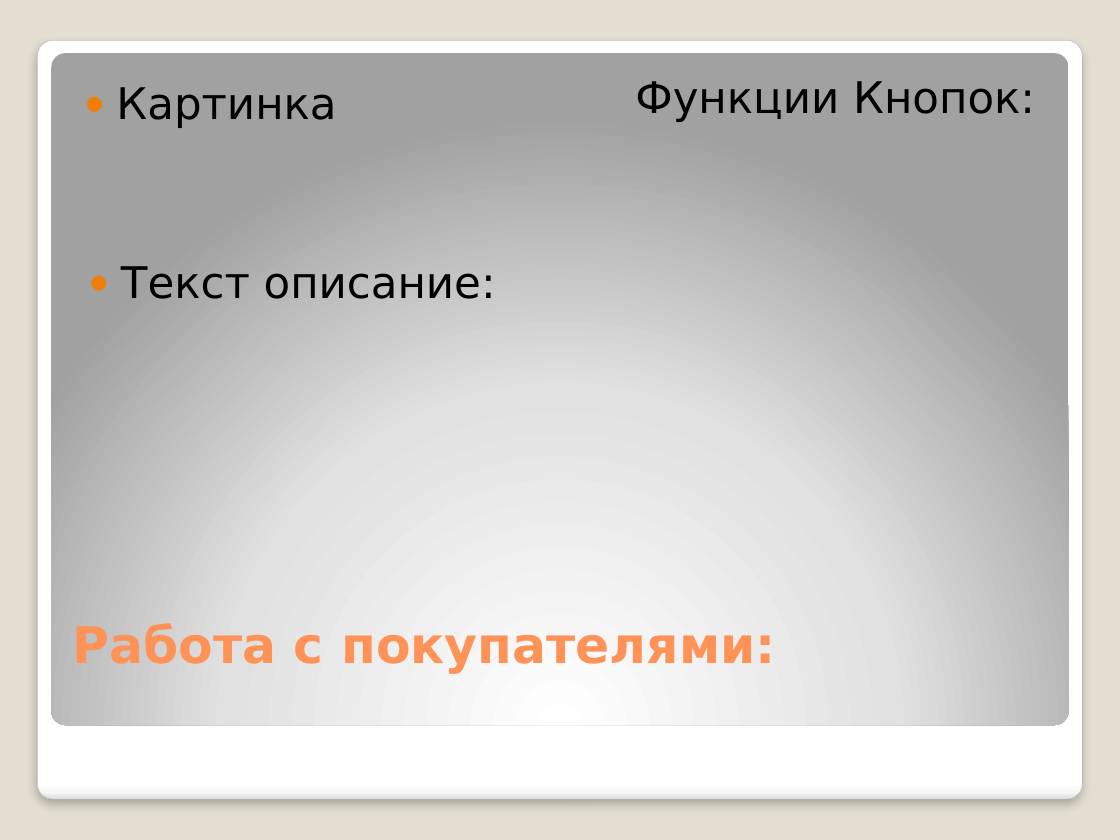
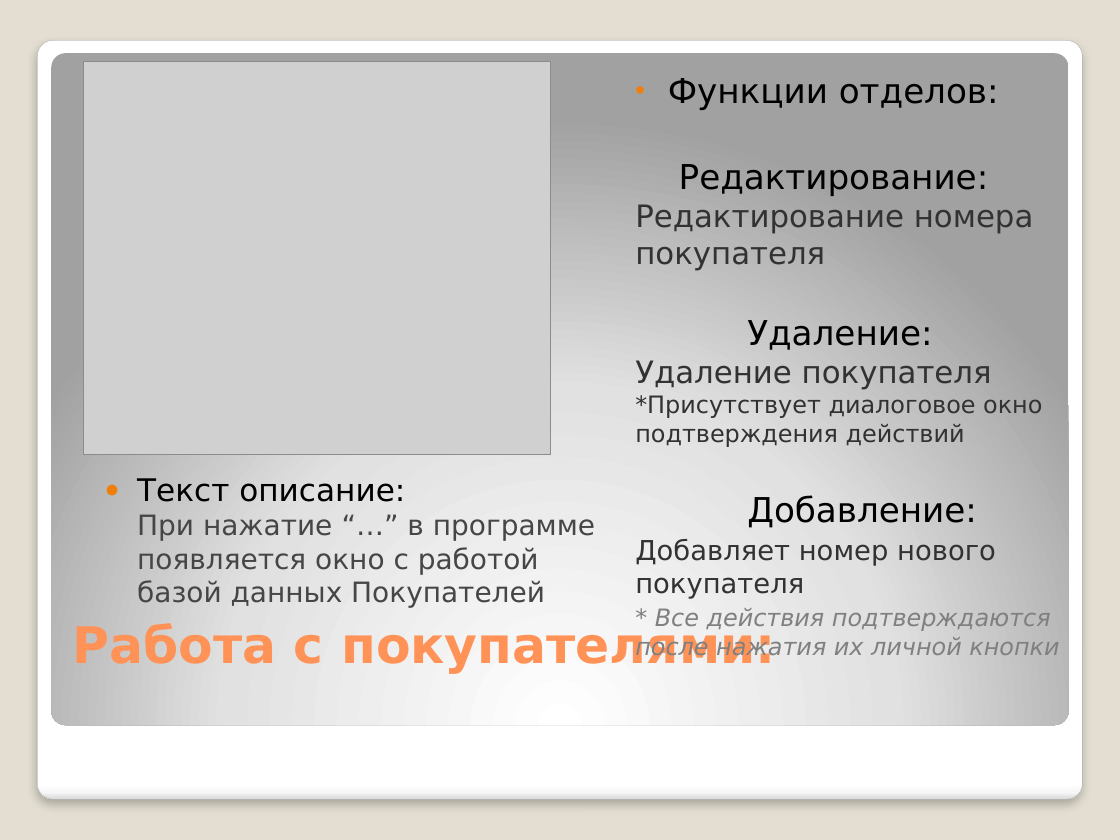
Before and after one commit to XtOne777/PyQT_Project, a slide deck: slide 8 of README/Презинтация.pptx. Drawn at 1120x840 pixels with LibreOffice and Linux fonts; fonts in the diff are those of the drawing; grey boxes stand for pictures. Boxes give left, top, right and bottom in pixels: in the first picture for what was removed or moved away, otherwise in the second. Text is boxed around its words. In the diff, an @@ line names an element or a change of style, - is before the commit and + after.

```diff
--- a/README/Презинтация.pptx
+++ b/README/Презинтация.pptx
@@ picture added at bbox=[84, 62, 551, 455] @@
@@ text removed at bbox=[116, 87, 336, 128] @@
-● Картинка
@@ text at bbox=[635, 78, 1059, 661]: text changed; size 28 to 15.4 pt; text colour #000000 to #323232 @@
-Функции Кнопок:
+• Функции отделов:
+Редактирование:
+Редактирование номера покупателя
+Удаление:
+Удаление покупателя
+*Присутствует диалоговое окно подтверждения действий
+Добавление:
+Добавляет номер нового покупателя
+* Все действия подтверждаются после нажатия их личной кнопки
@@ text at bbox=[137, 478, 595, 608]: text changed; size 28 to 18 pt; text colour #000000 to #464646 @@
-● Текст описание:
+● Текст описание:
+  При нажатие “…” в программе появляется окно с работой базой данных Покупателей
```
Also in this commit, not shown: 1 other slide changed, 1 slide removed, 16 other files.
